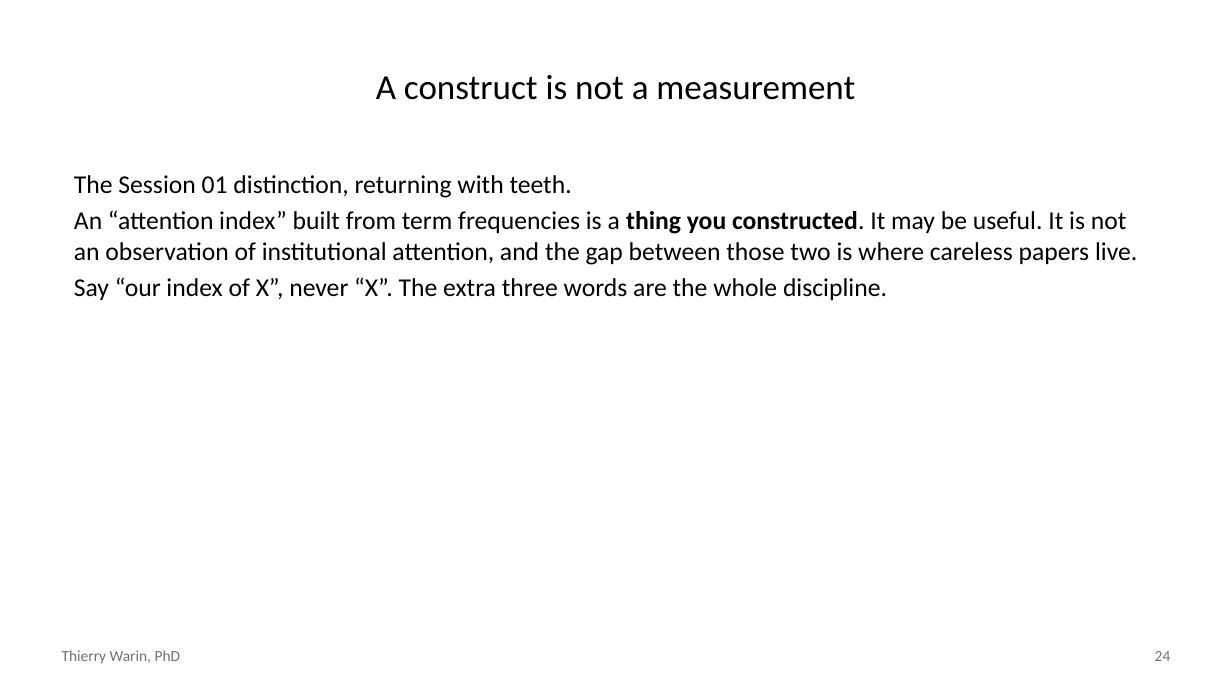
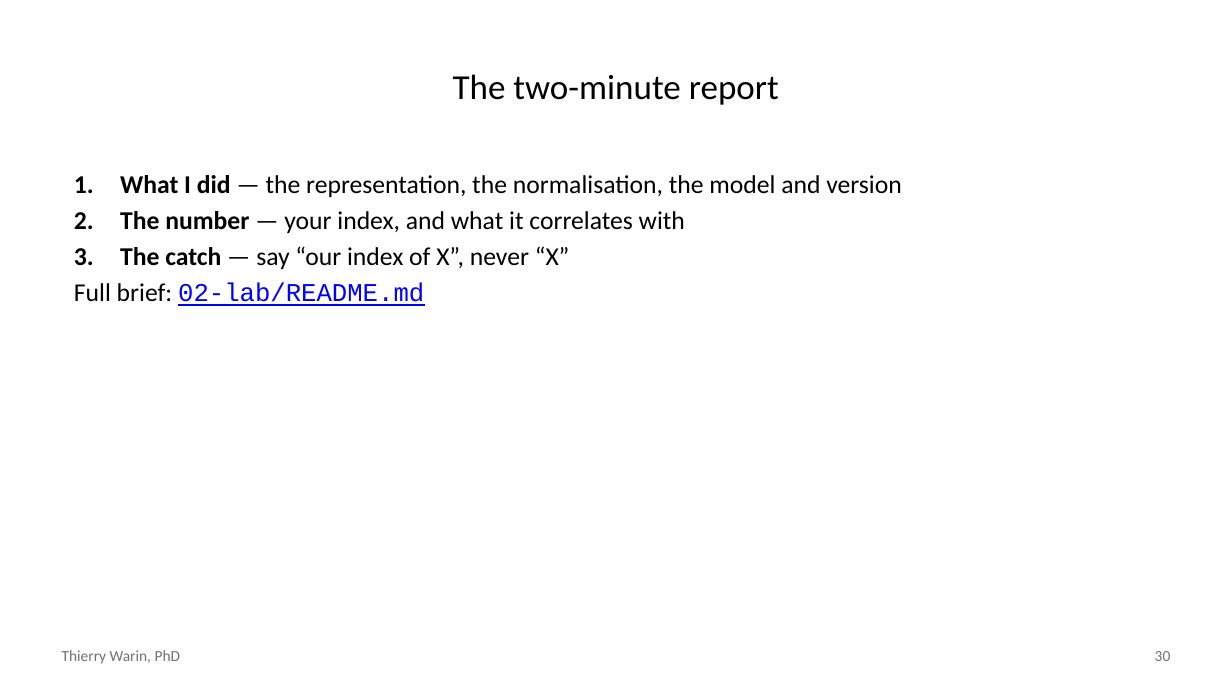
Before and after one commit to warint/quantitative-methods, a slide deck: slide 30 of 09-clustering-and-text-as-data/slides.pptx (slide 24 before the commit). Drawn at 1232x693 pixels with LibreOffice and Linux fonts; fonts in the diff are those of the drawing. Boxes give left, top, right and bottom in pixels: in the first picture for what was removed or moved away, otherwise in the second. Text is boxed around its words. In the diff, an @@ line names an element or a change of style, - is before the commit and + after.

```diff
--- a/09-clustering-and-text-as-data/slides.pptx
+++ b/09-clustering-and-text-as-data/slides.pptx
@@ title at (x1=453, y1=74, x2=779, y2=105): text changed @@
-A construct is not a measurement
+The two-minute report
@@ text at (x1=74, y1=175, x2=902, y2=306): text changed @@
-The Session 01 distinction, returning with teeth.
-An “attention index” built from term frequencies is a thing you constructed. It may be useful. It is not an observation of institutional attention, and the gap between those two is where careless papers live.
-Say “our index of X”, never “X”. The extra three words are the whole discipline.
+1. What I did — the representation, the normalisation, the model and version
+2. The number — your index, and what it correlates with
+3. The catch — say “our index of X”, never “X”
+Full brief: 02-lab/README.md
@@ page number at (x1=1155, y1=651, x2=1171, y2=661): text changed @@
-24
+30
```
Also in this commit, not shown: 7 other slides changed, 20 slides added, 21 slides removed, 3 other files.
